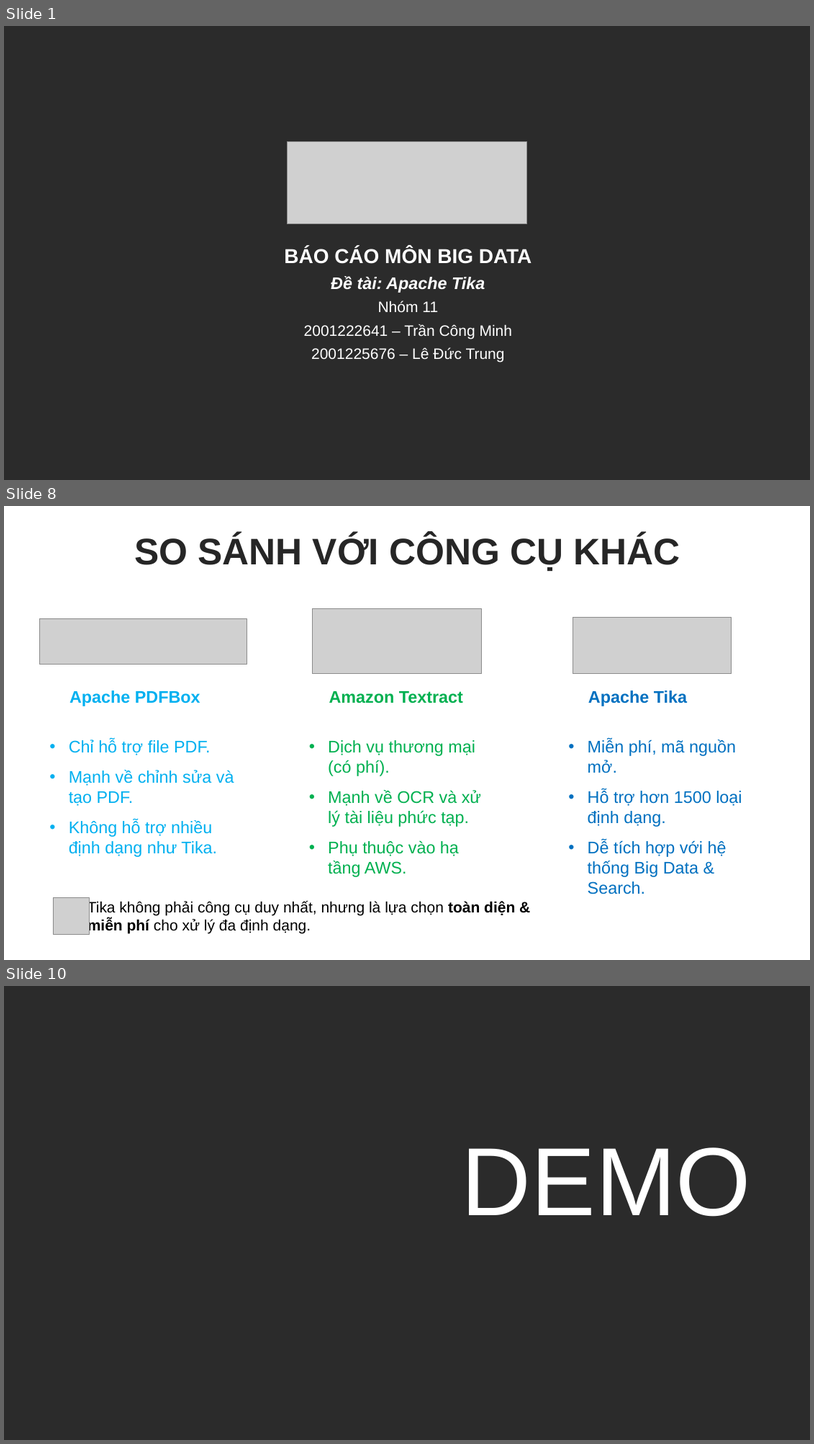
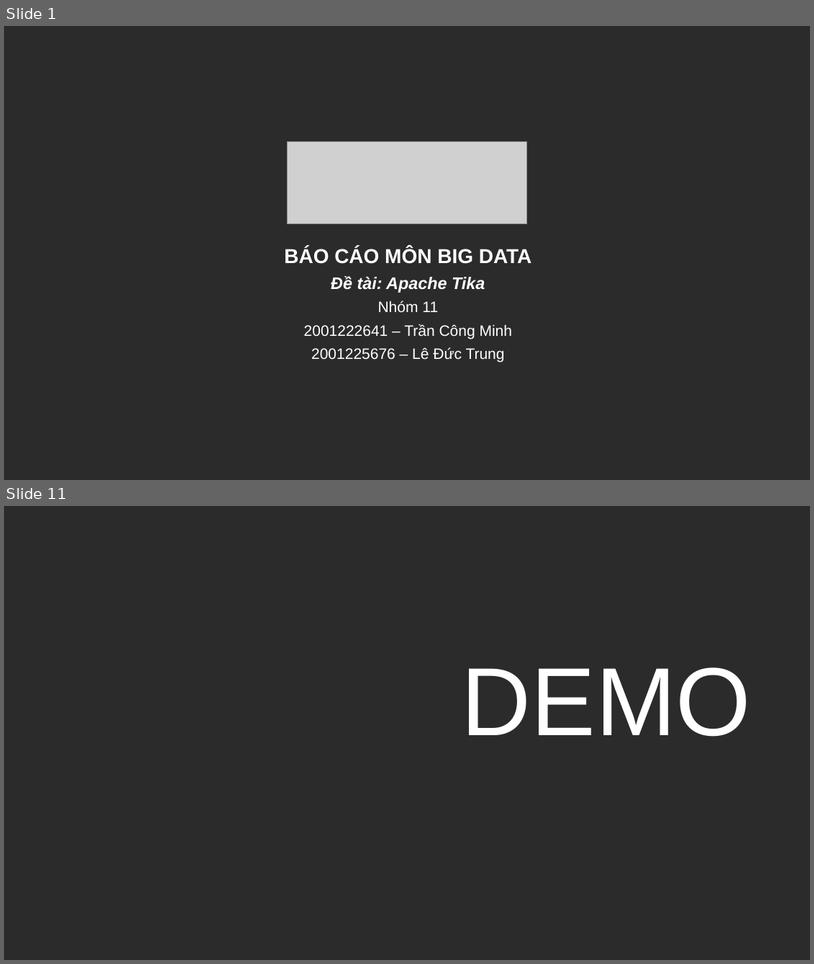
Before and after one commit to dexter826/tika_demo, a slide deck: Report_ApacheTika.pptx. Shown one above the other, each under a label of ours: slides 1, 8 and 10 before the commit, slides 1 and 11 after it; the slides between them are not shown. The pictures are 814x1444 and 814x964 pixels, drawn with LibreOffice and Linux fonts; fonts in the diff are those of the drawing; grey boxes stand for pictures; background and template pictures are left out; a plain dark background stands for a picture behind light text. Boxes give left, top, right and bottom in pixels: in the first picture for what was removed or moved away, otherwise in the second. Text is boxed around its words. In the diff, an @@ line names an element or a change of style, - is before the commit and + after.

```diff
--- a/Report_ApacheTika.pptx
+++ b/Report_ApacheTika.pptx
@@ slide 8 removed at [4, 506, 810, 960], background #FFFFFF @@
@@ text removed at [134, 535, 681, 571] @@
-SO SÁNH VỚI CÔNG CỤ KHÁC
@@ picture removed at [313, 609, 482, 674] @@
@@ picture removed at [39, 618, 247, 664] @@
@@ picture removed at [574, 617, 733, 674] @@
@@ text removed at [70, 690, 201, 706] @@
-Apache PDFBox
@@ text removed at [329, 691, 463, 703] @@
-Amazon Textract
@@ text removed at [589, 690, 687, 706] @@
-Apache Tika
@@ text removed at [69, 739, 234, 857] @@
-• Chỉ hỗ trợ file PDF.
-• Mạnh về chỉnh sửa và tạo PDF.
-• Không hỗ trợ nhiều định dạng như Tika.
@@ text removed at [328, 740, 481, 877] @@
-• Dịch vụ thương mại (có phí).
-• Mạnh về OCR và xử lý tài liệu phức tạp.
-• Phụ thuộc vào hạ tầng AWS.
@@ text removed at [588, 739, 742, 894] @@
-• Miễn phí, mã nguồn mở.
-• Hỗ trợ hơn 1500 loại định dạng.
-• Dễ tích hợp với hệ thống Big Data & Search.
@@ picture removed at [53, 898, 89, 934] @@
@@ text removed at [88, 901, 515, 934] @@
-Tika không phải công cụ duy nhất, nhưng là lựa chọn toàn diện & miễn phí cho xử lý đa định dạng.
@@ what was slide 10 is now slide 11 @@
```
Also in this commit, not shown: 7 slides changed, 2 slides added, 2 other files.
